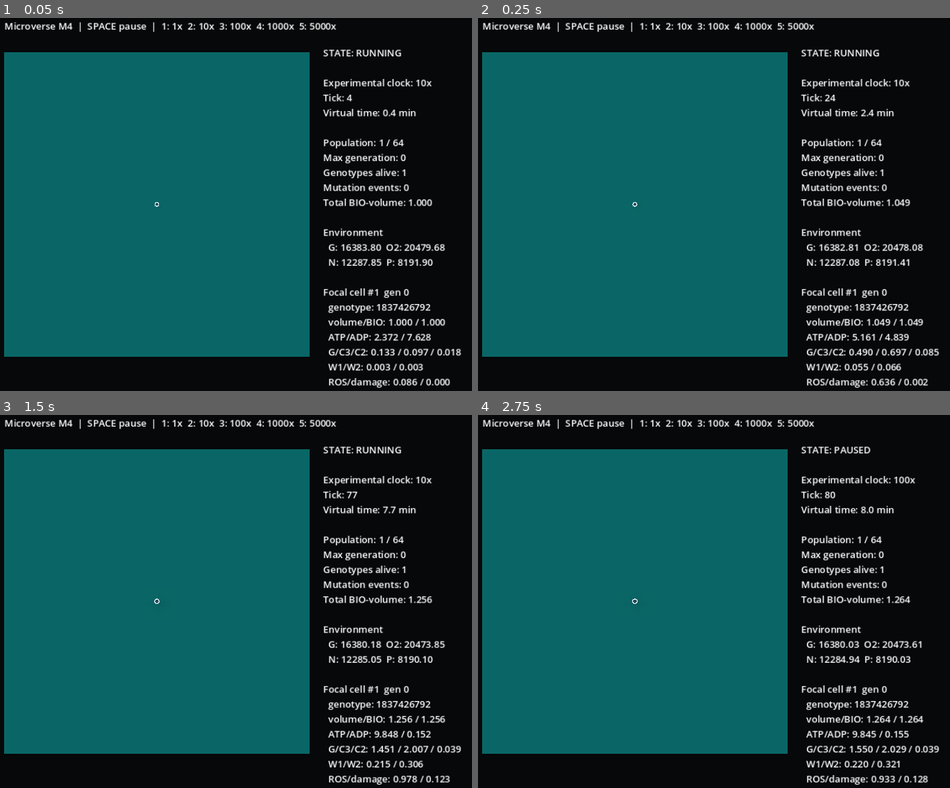
Above: before the commit, frames 1-4 (two rows, left to right).
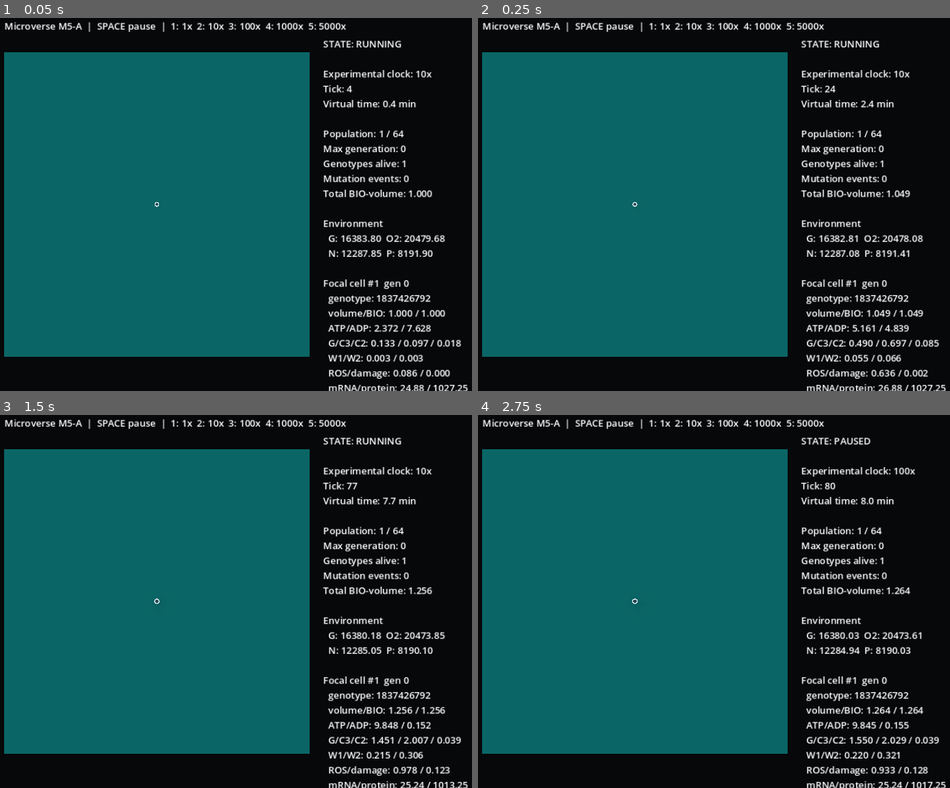
Above: after the commit, the same moments.

Repository: Feynman26/Microverse
Game: Godot game, scene res://src/ui/main.tscn
Two runs of this game, one before a commit and one after it. Both use one fixed random seed, a clock stepped at 60 frames per second and the inputs below.
Inputs:
- Up to frame 1 (0.05 s): no input
- Up to frame 2 (0.25 s): no input
- Up to frame 3 (1.5 s): tap Enter at 0.5 s; tap 1 at 0.6 s; tap Space at 0.77, 1.25 s; tap 2 at 1.35 s
- Up to frame 4 (2.75 s): tap Space at 1.52 s; tap Enter at 2 s; tap 3 at 2.1 s

The runs differ from the first frame. In frame 1, 9.5% of the frame differs, in the area x 14-100%, y 1-100%; in frame 2, 9.5%; in frame 3, 9.4%; in frame 4, 9.5%.

Commit message:
feat: expose M5 expression state in observer UI

Diff:
--- a/src/ui/main.gd
+++ b/src/ui/main.gd
@@ -72,13 +72,13 @@
 
 func _create_labels() -> void:
 	_status_label = Label.new()
-	_status_label.position = Vector2(555.0, 60.0)
-	_status_label.size = Vector2(360.0, 620.0)
+	_status_label.position = Vector2(555.0, 45.0)
+	_status_label.size = Vector2(390.0, 690.0)
 	add_child(_status_label)
 
 	_help_label = Label.new()
 	_help_label.position = Vector2(20.0, 15.0)
-	_help_label.text = "Microverse M4  |  SPACE pause  |  1: 1x  2: 10x  3: 100x  4: 1000x  5: 5000x"
+	_help_label.text = "Microverse M5-A  |  SPACE pause  |  1: 1x  2: 10x  3: 100x  4: 1000x  5: 5000x"
 	add_child(_help_label)
 
 func _update_status() -> void:
@@ -111,6 +111,11 @@
 		return "Focal cell: none (extinction)\n"
 	var cell = simulation.cells[0]
 	var dominant: Dictionary = _dominant_flux(cell)
+	var expression: Dictionary = cell.last_expression_summary
+	var transcribed: float = float(expression.get("transcribed", 0.0))
+	var translated: float = float(expression.get("translated", 0.0))
+	var expression_atp: float = float(expression.get("atp_spent", 0.0))
+	var cohort_count: int = _protein_cohort_count(cell)
 	return (
 		"Focal cell #%d  gen %d\n" % [cell.id, cell.generation]
 		+ "  genotype: %d\n" % cell.genome.fingerprint()
@@ -119,8 +124,18 @@
 		+ "  G/C3/C2: %.3f / %.3f / %.3f\n" % [cell.pool("G"), cell.pool("C3"), cell.pool("C2")]
 		+ "  W1/W2: %.3f / %.3f\n" % [cell.pool("W1"), cell.pool("W2")]
 		+ "  ROS/damage: %.3f / %.3f\n" % [cell.pool("ROS"), cell.damage]
+		+ "  mRNA/protein: %.2f / %.2f\n" % [cell.total_mrna(), cell.total_protein()]
+		+ "  protein cohorts: %d\n" % cohort_count
+		+ "  this tick tx/tl: %.2f / %.2f\n" % [transcribed, translated]
+		+ "  expression ATP: %.4f\n" % expression_atp
 		+ "  dominant flux: %s %.5f\n\n" % [dominant["reaction_id"], dominant["flux"]]
 	)
+
+func _protein_cohort_count(cell) -> int:
+	var count: int = 0
+	for locus_state in cell.expression_state.values():
+		count += locus_state["protein"].size()
+	return count
 
 func _dominant_flux(cell) -> Dictionary:
 	var best_id: String = "none"
